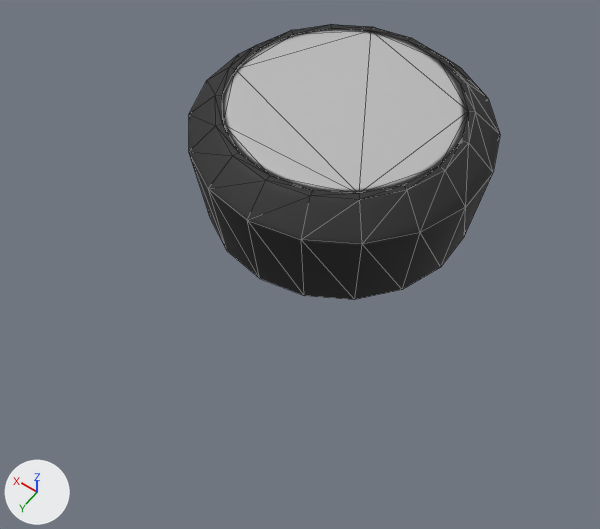
The glTF model models/SiemensButtons/Plastic.glb, before and after one commit.
The view is the same before and after, from a camera (50 mm lens) standing at (-0.0453, 0.0737, 0.0929) and looking at (-0.0043, 0.0162, 0.0025). The lights are fixed; the arrows at lower left show +X, +Y and +Z. Mesh edges are drawn as thin lines. Where no turn or scale is listed for an object, it has been applied to the vertices.

The first picture shows 'Button_Low', 'Button_Low.001'.
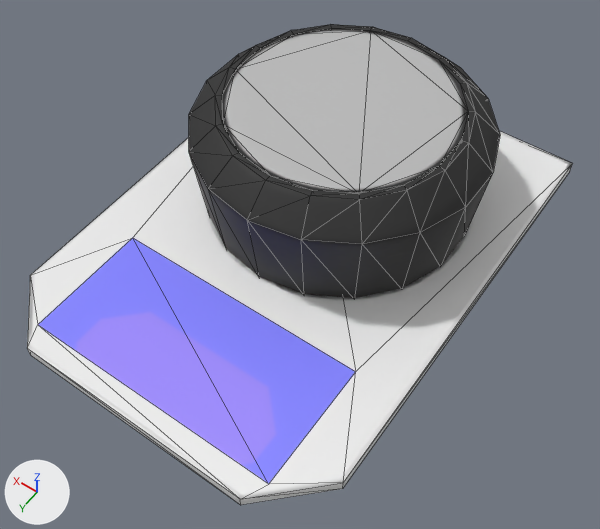
The newer file is also turned or shifted as a whole; pictures and numbers use the older file's frame.

Changed parts and their boxes [x1, y1, x2, y2] in the pictures (600 x 529 px):
'Plaque', added: after [27, 131, 573, 505]
    faces in mat_plaque: [27, 131, 573, 505]
    faces in mat_plaquetext: [38, 238, 355, 484]

Edits to the bpy script that builds the scene:
```text
Add img_plaque_normal:
    img_plaque_normal = load_image('Plaque_Normal', '_unpacked/Plaque_Normal', 256, 256, 'Non-Color')
Add img_queue_fences:
    img_queue_fences = load_image('Queue Fences', '_unpacked/Queue_Fences', 256, 256, 'sRGB')
Add img_audio_controller:
    img_audio_controller = load_image('Audio Controller', '_unpacked/Audio_Controller', 136, 65, 'sRGB')
Add mat_plaque:
    mat_plaque = bpy.data.materials.new('Plaque')
    # uses the picture img_plaque_normal
    # uses the picture img_queue_fences
Add mat_plaquetext:
    mat_plaquetext = bpy.data.materials.new('PlaqueText')
    # uses the picture img_audio_controller
    # uses the picture img_plaque_normal
Add me_plane:
    me_plane.from_pydata(...)  # 16 vertices, 24 faces; spans x -0.0262..0.0262, y -0.0261..0.0468, z 0.0..0.0018
    # faces by material slot: [22, 2]
    me_plane.materials.append(mat_plaque)
    me_plane.materials.append(mat_plaquetext)
Add ob_plaque:
    ob_plaque = bpy.data.objects.new('Plaque', me_plane)
    ob_plaque.location = (0.0, 0.0, -0.0014)
```
